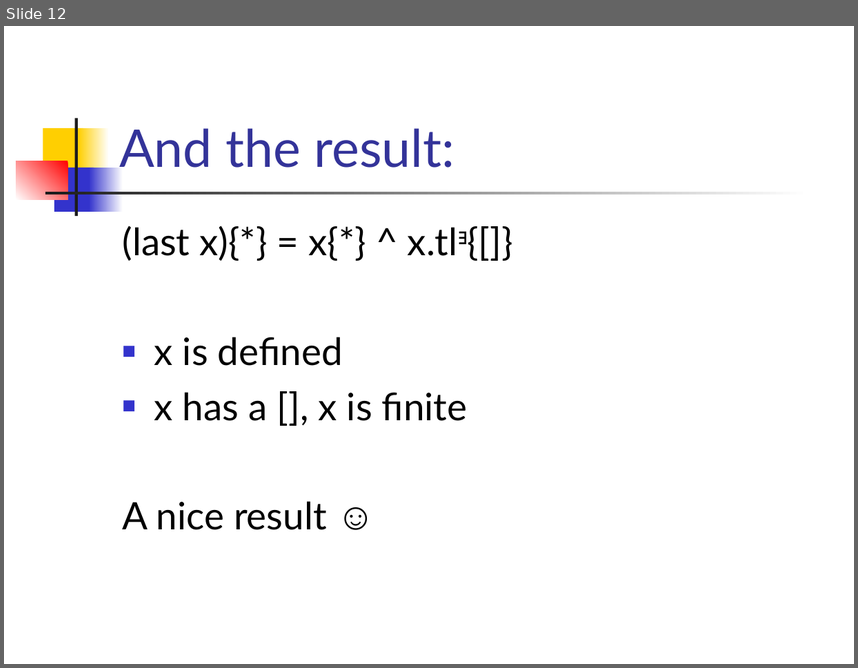
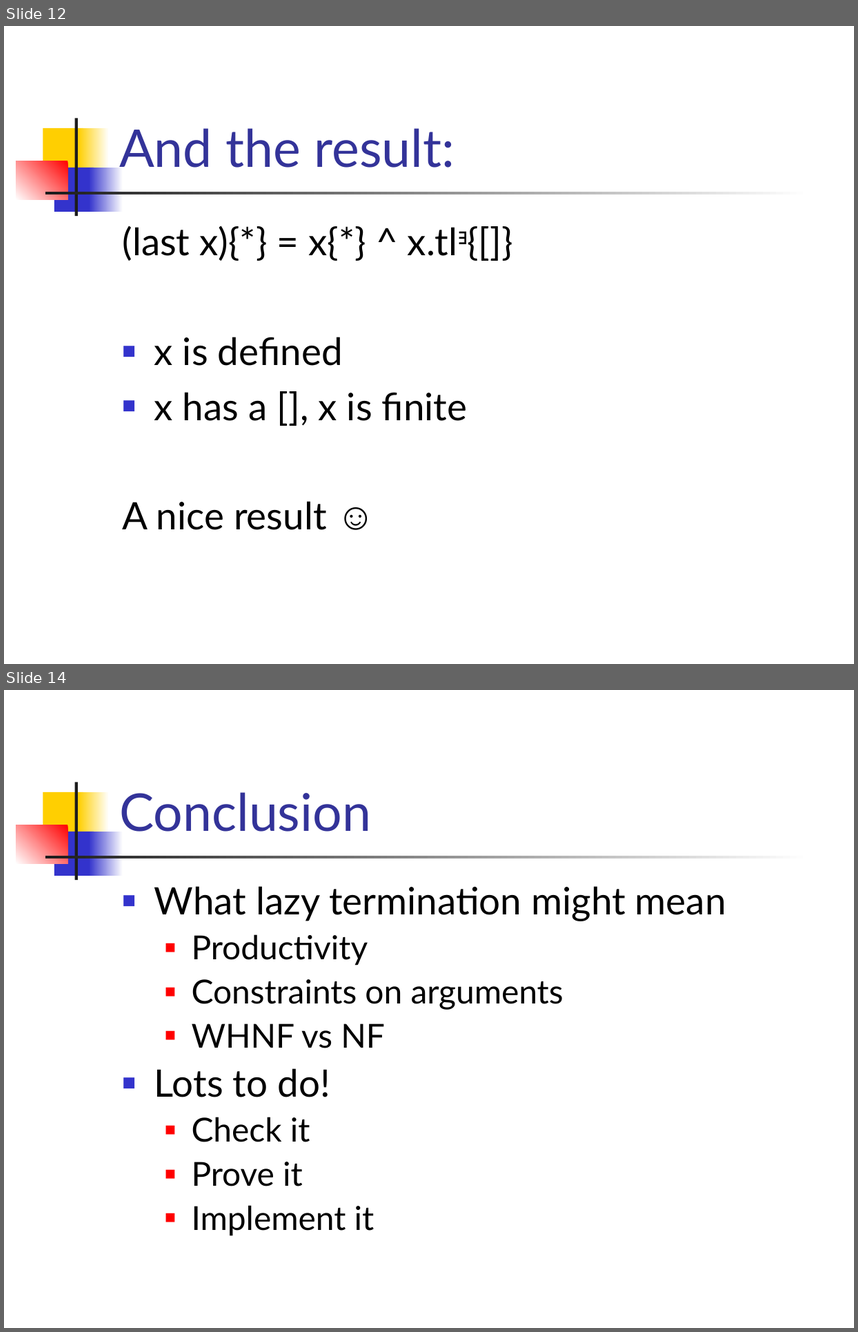
Before and after one commit to ndmitchell/catch, a slide deck: academic/plasma-presentation-termination/catch.ppt. Shown one above the other, each under a label of ours: slide 12 before the commit, slides 12 and 14 after it; the slides between them are not shown. The pictures are 858x668 and 858x1332 pixels, drawn with LibreOffice and Linux fonts; fonts in the diff are those of the drawing. Boxes give left, top, right and bottom in pixels: in the first picture for what was removed or moved away, otherwise in the second. Text is boxed around its words. In the diff, an @@ line names an element or a change of style, - is before the commit and + after.

```diff
--- a/academic/plasma-presentation-termination/catch.ppt
+++ b/academic/plasma-presentation-termination/catch.ppt
@@ slide 14 added at [4, 690, 854, 1328], background #FFFFFF; not listed: 7 template elements that a slide beside it also shows @@
@@ title added at [119, 792, 371, 831], 44 pt, text #333399 @@
+Conclusion
@@ text added at [154, 886, 726, 1236], 28 pt, text #000000 @@
+■ What lazy termination might mean
+  ■ Productivity
+  ■ Constraints on arguments
+  ■ WHNF vs NF
+■ Lots to do!
+  ■ Check it
+  ■ Prove it
+  ■ Implement it
```
Also in this commit, not shown: 1 slide changed, 1 other slide added, 3 slides removed, 1 other file.
